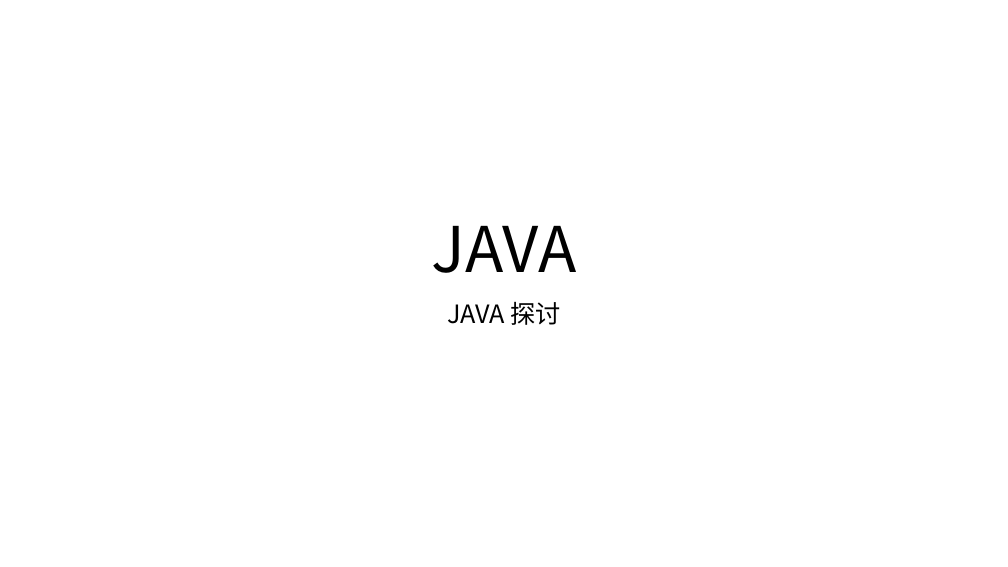
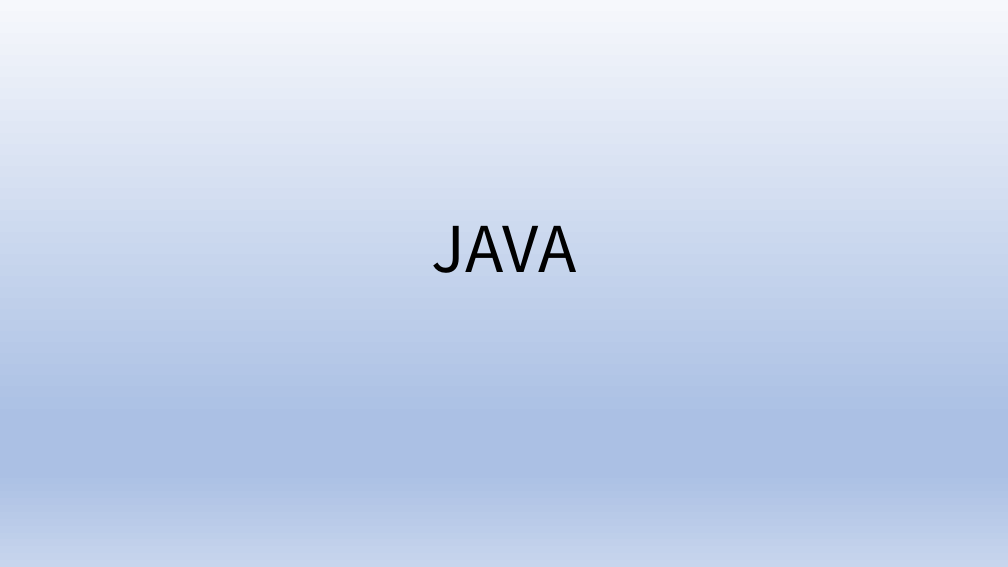
Before and after one commit to ywendy/test, a slide deck: slide 1 of 新建 Microsoft PowerPoint 演示文稿.pptx. Drawn at 1008x567 pixels with LibreOffice and Linux fonts; fonts in the diff are those of the drawing; background and template pictures are left out. Boxes give left, top, right and bottom in pixels: in the first picture for what was removed or moved away, otherwise in the second. Text is boxed around its words. In the diff, an @@ line names an element or a change of style, - is before the commit and + after.

```diff
--- a/新建 Microsoft PowerPoint 演示文稿.pptx
+++ b/新建 Microsoft PowerPoint 演示文稿.pptx
@@ background picture (left out) to gradient #F6F8FC to #ABC0E4 to #C7D5ED @@
@@ subtitle removed at bbox=[447, 301, 561, 325] @@
-JAVA 探讨
```
Also in this commit, not shown: 9 other slides changed, 6 slides added, 1 slide removed, 7 other files.
